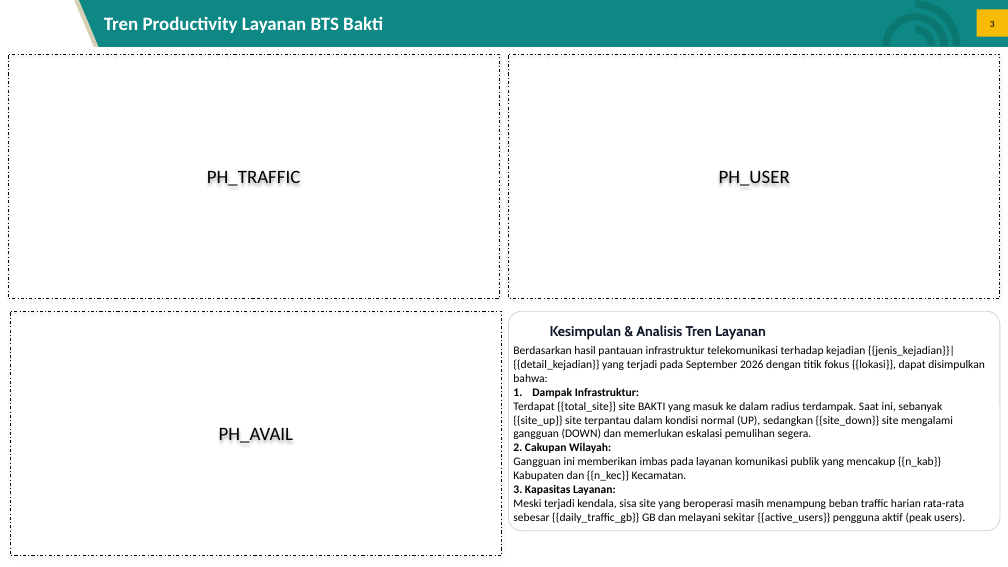
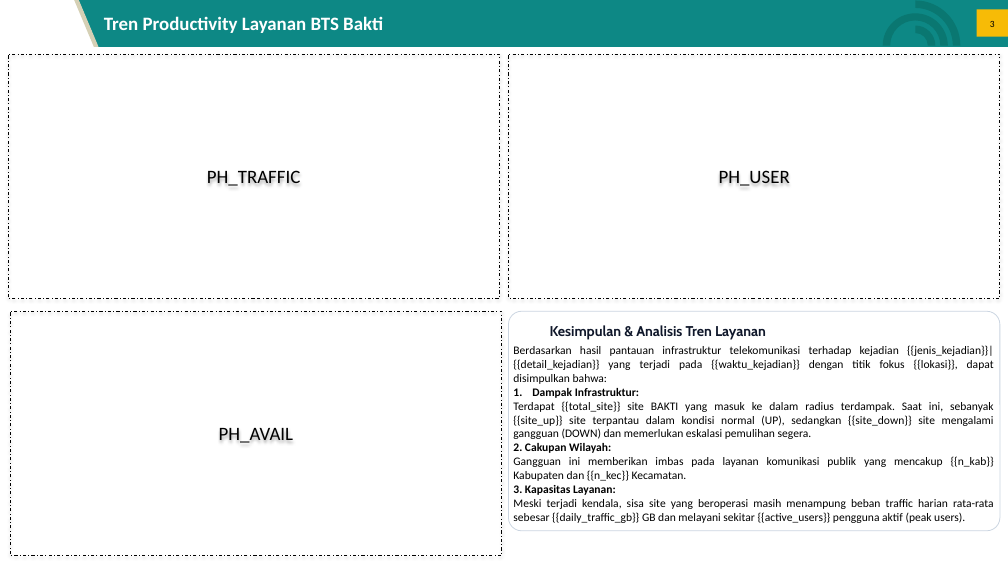
Before and after one commit to ilhamdyaksa/flash-report-dashboard, a slide deck: slide 3 of template_baku.pptx.pptx. Drawn at 1008x567 pixels with LibreOffice and Linux fonts; fonts in the diff are those of the drawing; background and template pictures are left out. Boxes give left, top, right and bottom in pixels: in the first picture for what was removed or moved away, otherwise in the second. Text is boxed around its words. In the diff, an @@ line names an element or a change of style, - is before the commit and + after.

```diff
--- a/template_baku.pptx.pptx
+++ b/template_baku.pptx.pptx
@@ text at bbox=[513, 345, 994, 384]: text changed @@
-Berdasarkan hasil pantauan infrastruktur telekomunikasi terhadap kejadian {{jenis_kejadian}}|{{detail_kejadian}} yang terjadi pada September 2026 dengan titik fokus {{lokasi}}, dapat disimpulkan bahwa:
+Berdasarkan hasil pantauan infrastruktur telekomunikasi terhadap kejadian {{jenis_kejadian}}|{{detail_kejadian}} yang terjadi pada {{waktu_kejadian}} dengan titik fokus {{lokasi}}, dapat disimpulkan bahwa:
@@ text at bbox=[513, 388, 994, 523]: alignment left to justified @@
```
Also in this commit, not shown: 1 other slide changed, 1 other file.
